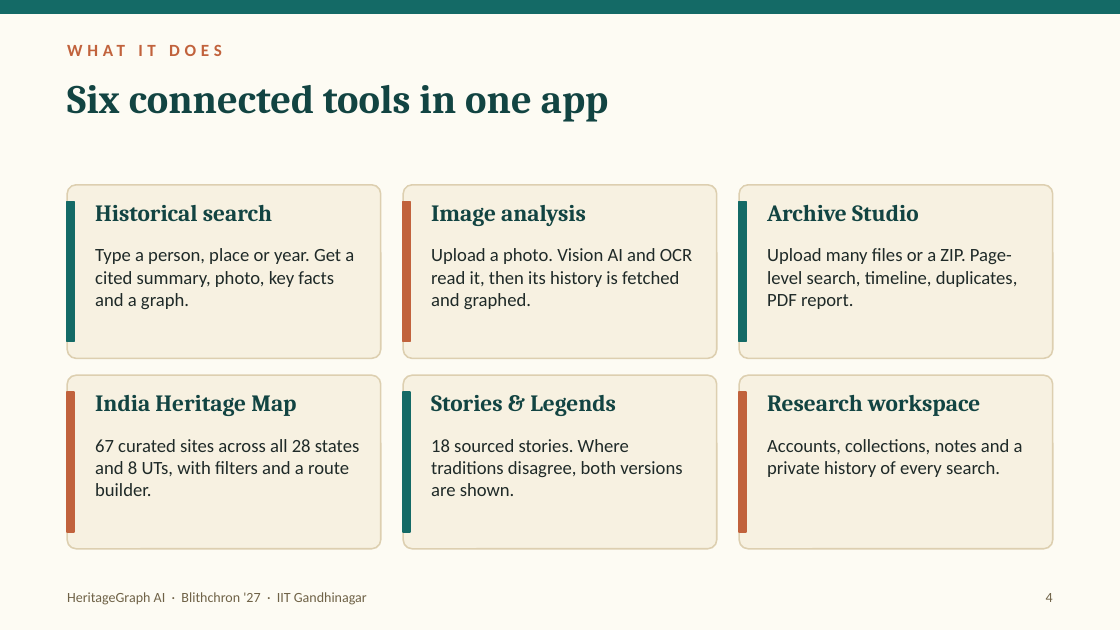
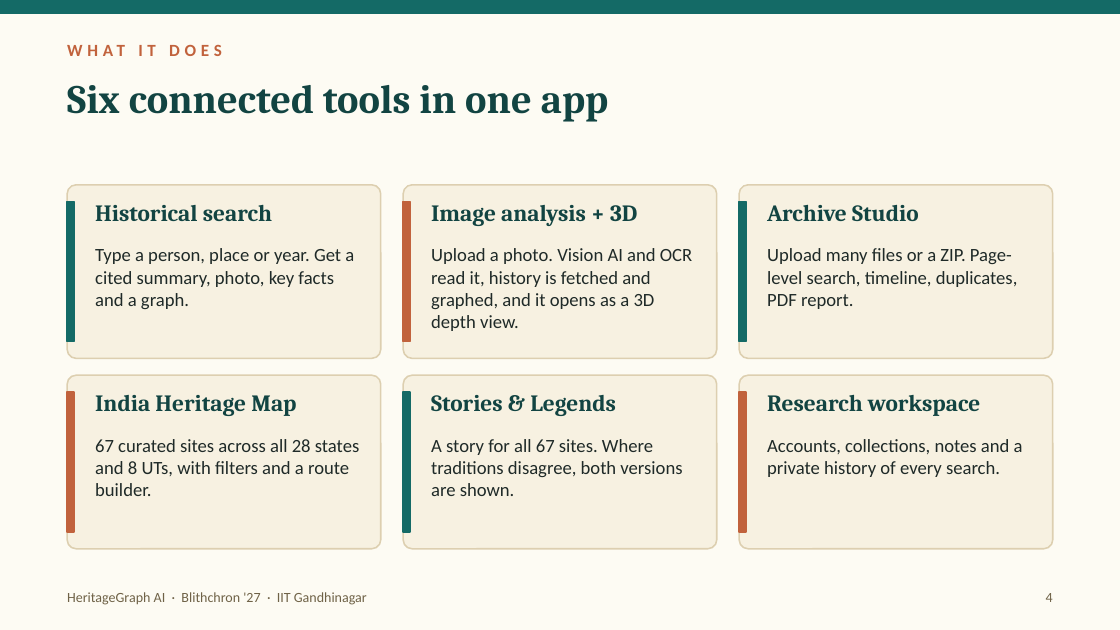
Before and after one commit to TrivediOm1601/heritagegraph-ai, a slide deck: slide 4 of HeritageGraphAI.pptx. Drawn at 1120x630 pixels with LibreOffice and Linux fonts; fonts in the diff are those of the drawing. Boxes give left, top, right and bottom in pixels: in the first picture for what was removed or moved away, otherwise in the second. Text is boxed around its words. In the diff, an @@ line names an element or a change of style, - is before the commit and + after.

Commit message:
Update presentation deck

```diff
--- a/HeritageGraphAI.pptx
+++ b/HeritageGraphAI.pptx
@@ text at (x1=431, y1=205, x2=637, y2=226): text changed @@
-Image analysis
+Image analysis + 3D
@@ text at (x1=431, y1=248, x2=692, y2=331): text changed @@
-Upload a photo. Vision AI and OCR read it, then its history is fetched and graphed.
+Upload a photo. Vision AI and OCR read it, history is fetched and graphed, and it opens as a 3D depth view.
@@ text at (x1=431, y1=439, x2=682, y2=496): text changed @@
-18 sourced stories. Where traditions disagree, both versions are shown.
+A story for all 67 sites. Where traditions disagree, both versions are shown.
```
Also in this commit, not shown: 3 other slides changed.
